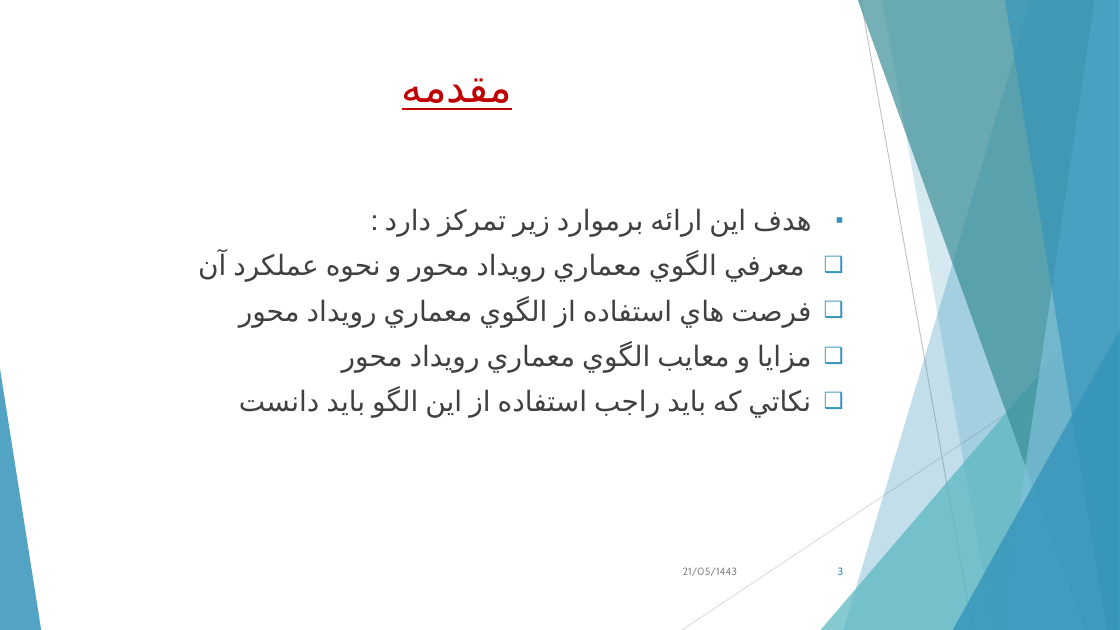
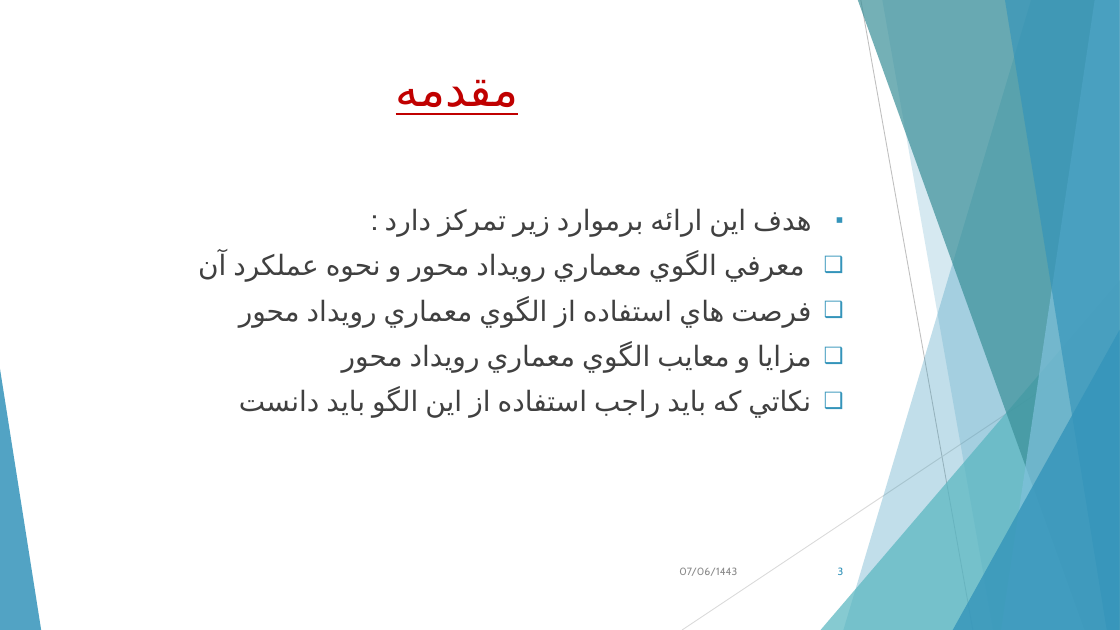
Before and after one commit to mahdyabdnia/requiment-, a slide deck: slide 3 of پاورپوينت معماري.pptx. Drawn at 1120x630 pixels with LibreOffice and Linux fonts; fonts in the diff are those of the drawing; background and template pictures are left out. Boxes give left, top, right and bottom in pixels: in the first picture for what was removed or moved away, otherwise in the second. Text is boxed around its words. In the diff, an @@ line names an element or a change of style, - is before the commit and + after.

```diff
--- a/پاورپوينت معماري.pptx
+++ b/پاورپوينت معماري.pptx
@@ title "مقدمه" at (396, 79, 519, 115): size 36 to 40 pt @@
@@ text at (679, 567, 737, 576): text changed @@
-21/05/1443
+07/06/1443
```
Also in this commit, not shown: 14 other slides changed, 2 slides added, 1 other file.
